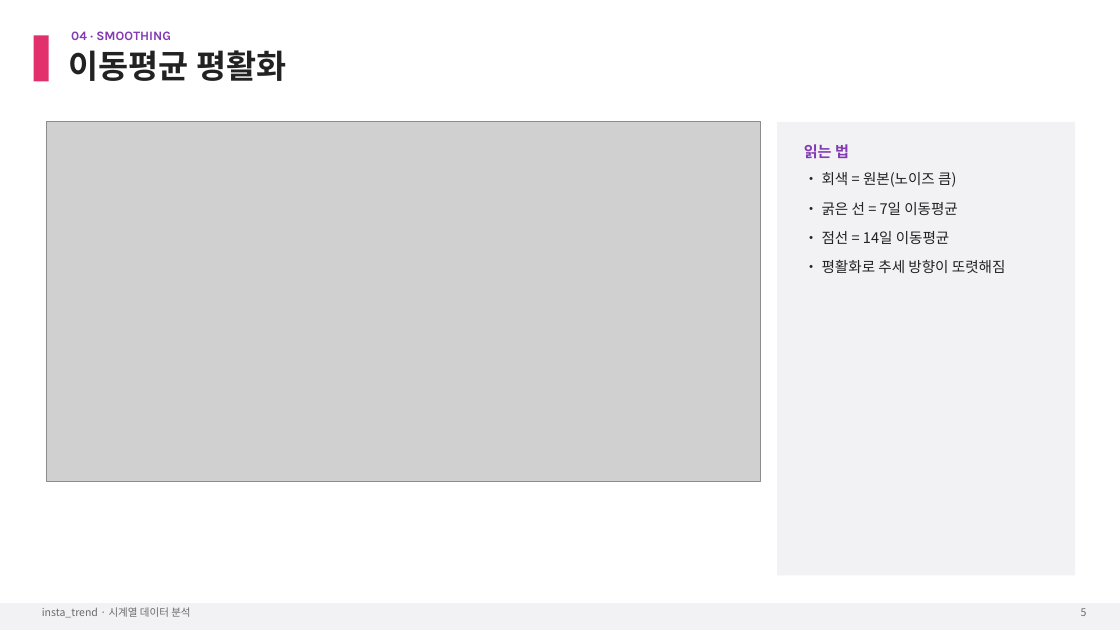
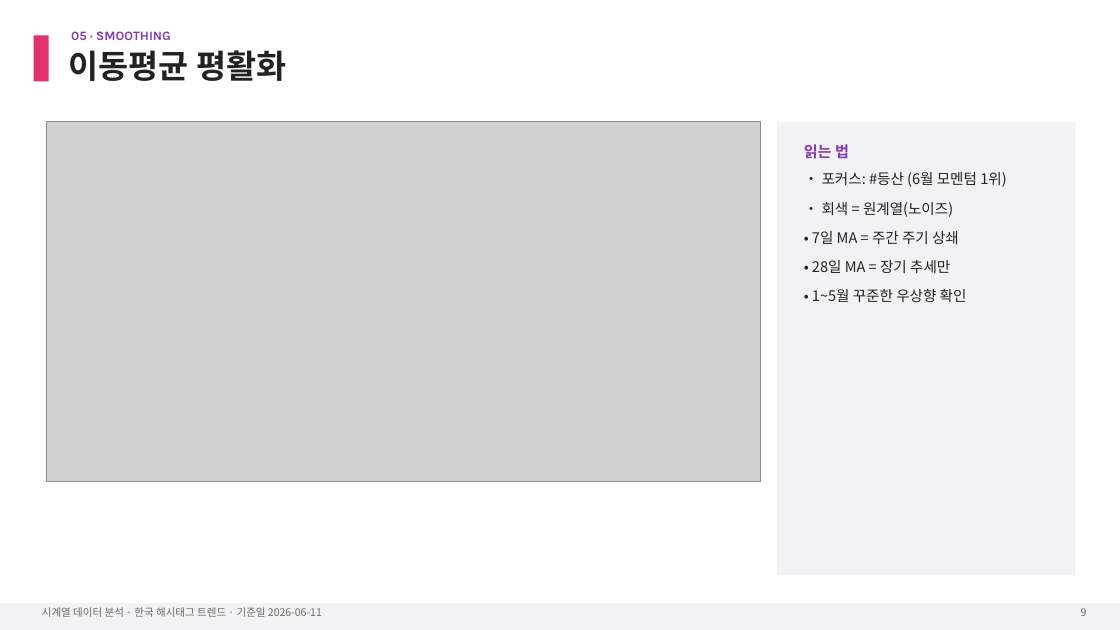
Before and after one commit to iluv4/insta_trend, a slide deck: slide 12 of presentation/insta_trend_timeseries.pptx (slide 7 before the commit). Drawn at 1120x630 pixels with LibreOffice and Linux fonts; fonts in the diff are those of the drawing; grey boxes stand for pictures. Boxes give left, top, right and bottom in pixels: in the first picture for what was removed or moved away, otherwise in the second. Text is boxed around its words. In the diff, an @@ line names an element or a change of style, - is before the commit and + after.

```diff
--- a/presentation/insta_trend_timeseries.pptx
+++ b/presentation/insta_trend_timeseries.pptx
@@ text at (71,31,171,40): text changed @@
-04 · SMOOTHING
+05 · SMOOTHING
@@ text at (812,172,1006,302): text changed @@
-• 회색 = 원본(노이즈 큼)
-• 굵은 선 = 7일 이동평균
-• 점선 = 14일 이동평균
-• 평활화로 추세 방향이 또렷해짐
+• 포커스: #등산 (6월 모멘텀 1위)
+• 회색 = 원계열(노이즈)
+• 7일 MA = 주간 주기 상쇄
+• 28일 MA = 장기 추세만
+• 1~5월 꾸준한 우상향 확인
@@ text at (42,607,322,617): text changed @@
-insta_trend · 시계열 데이터 분석
+시계열 데이터 분석 · 한국 해시태그 트렌드 · 기준일 2026-06-11
```
Also in this commit, not shown: 11 other slides changed, 12 slides added, 2 slides removed, 14 other files.
